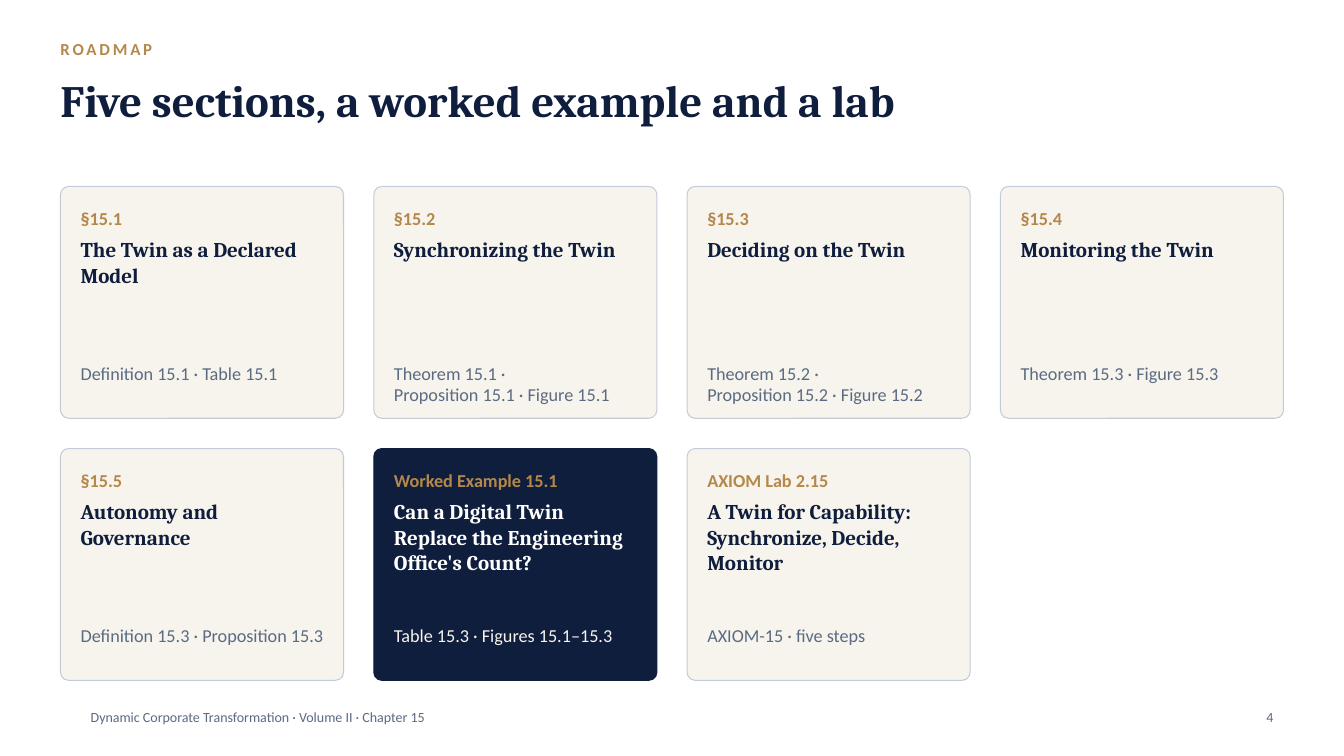
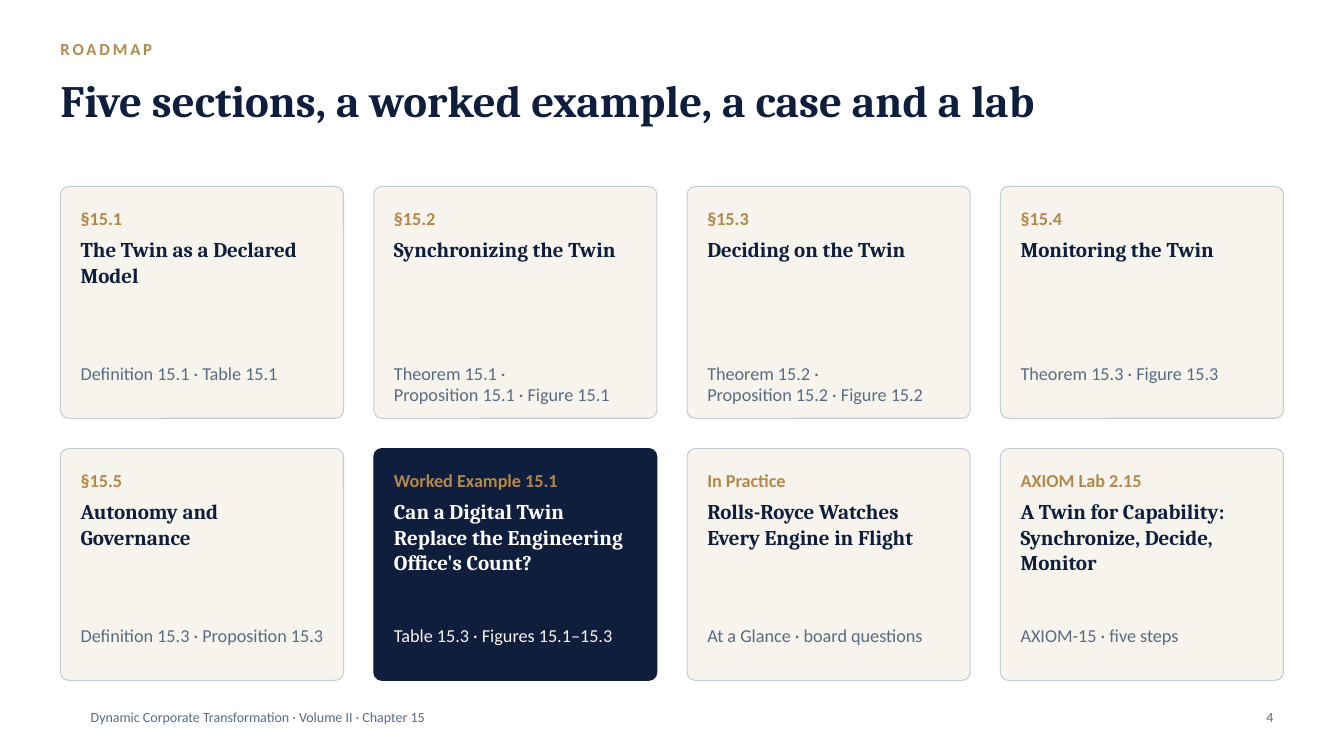
Before and after one commit to drsamirasaf-creator/dct-course, a slide deck: slide 4 of downloads/DCT_V2_Ch15_Slides.pptx. Drawn at 1344x756 pixels with LibreOffice and Linux fonts; fonts in the diff are those of the drawing; background and template pictures are left out. Boxes give left, top, right and bottom in pixels: in the first picture for what was removed or moved away, otherwise in the second. Text is boxed around its words. In the diff, an @@ line names an element or a change of style, - is before the commit and + after.

```diff
--- a/downloads/DCT_V2_Ch15_Slides.pptx
+++ b/downloads/DCT_V2_Ch15_Slides.pptx
@@ title at box(60, 86, 1034, 127): text changed @@
-Five sections, a worked example and a lab
+Five sections, a worked example, a case and a lab
@@ rounded rectangle added at box(1000, 449, 1284, 681), fill #F7F4ED, outline #C4CBD8 0.75 pt @@
@@ text at box(707, 474, 786, 487): text changed @@
-AXIOM Lab 2.15
+In Practice
@@ text added at box(1021, 474, 1141, 487), 13 pt, text #B4884A, bold @@
+AXIOM Lab 2.15
@@ text at box(707, 504, 913, 550): text changed @@
-A Twin for Capability: Synchronize, Decide, Monitor
+Rolls-Royce Watches Every Engine in Flight
@@ text added at box(1021, 504, 1224, 570), 15 pt, text #0F1E3D, bold @@
+A Twin for Capability: Synchronize, Decide, Monitor
@@ text at box(707, 629, 922, 645): text changed @@
-AXIOM-15 · five steps
+At a Glance · board questions
@@ text added at box(1021, 629, 1178, 645), 13 pt, text #5A6B82 @@
+AXIOM-15 · five steps
```
Also in this commit, not shown: 1 slide added, 15 other files.
